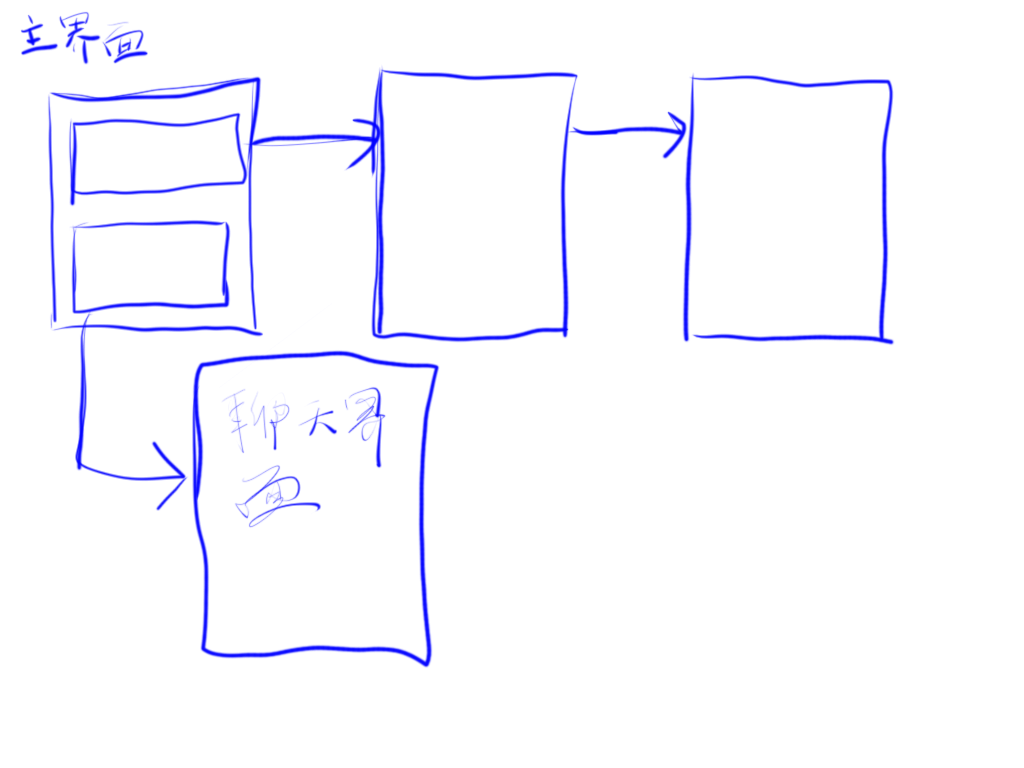
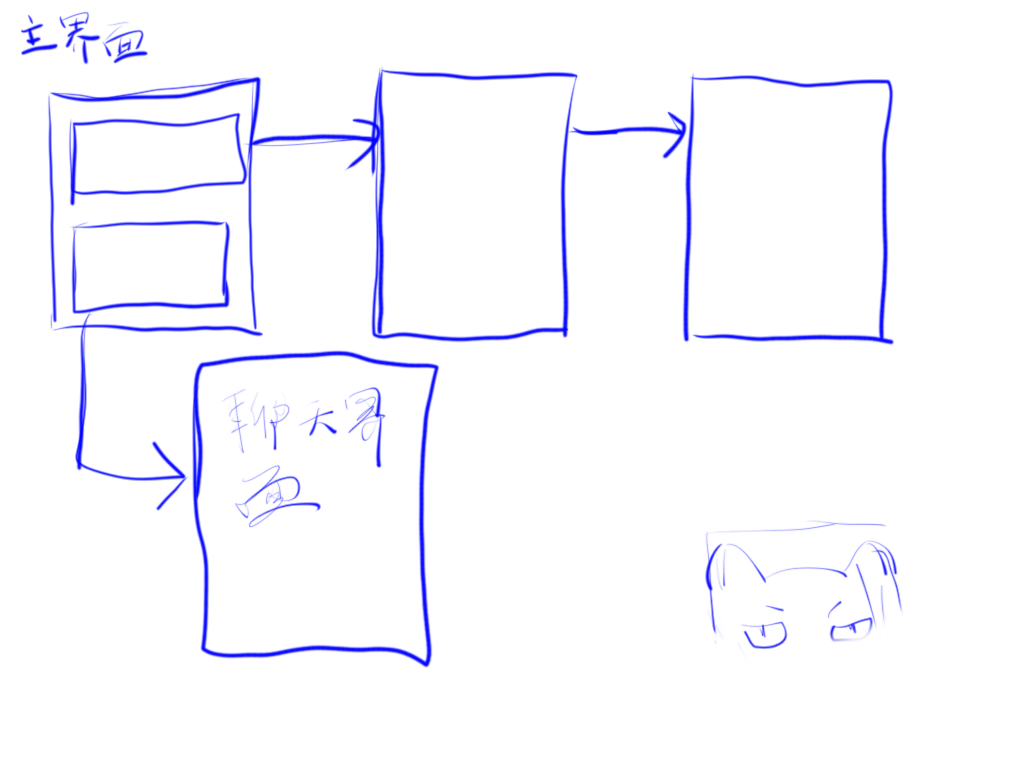
Layer changes from the first 1024 × 768 image to the second:
painted on "Layer 1" over box(701, 520, 903, 657)
